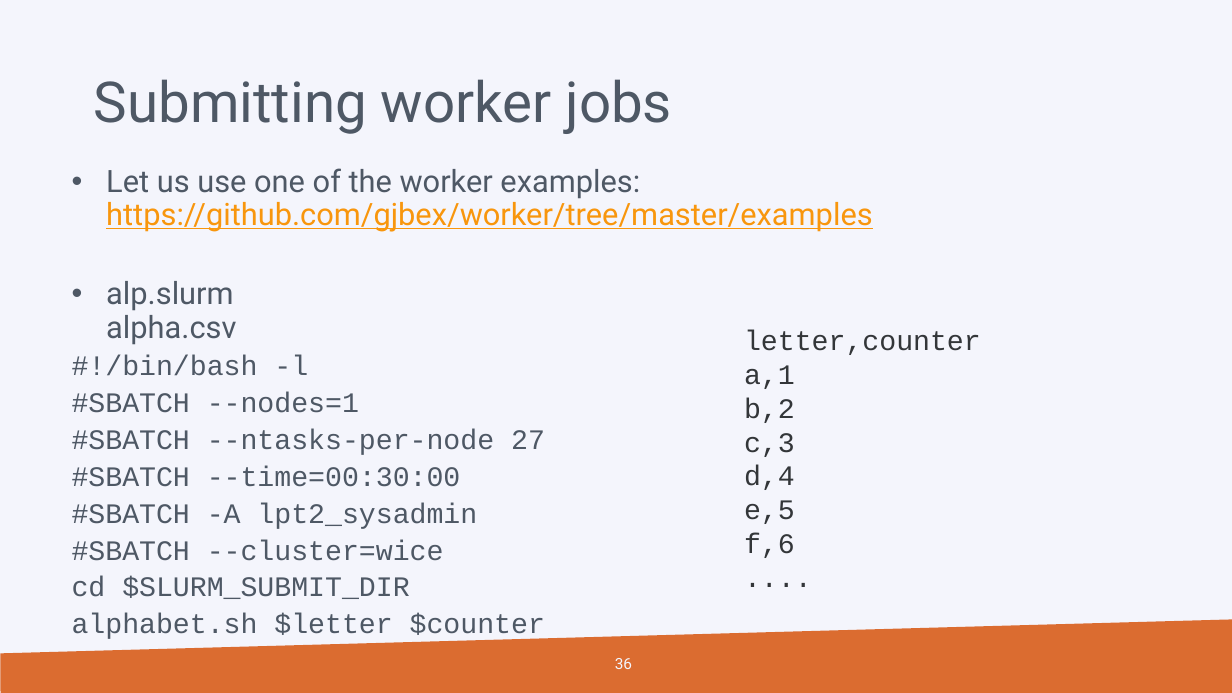
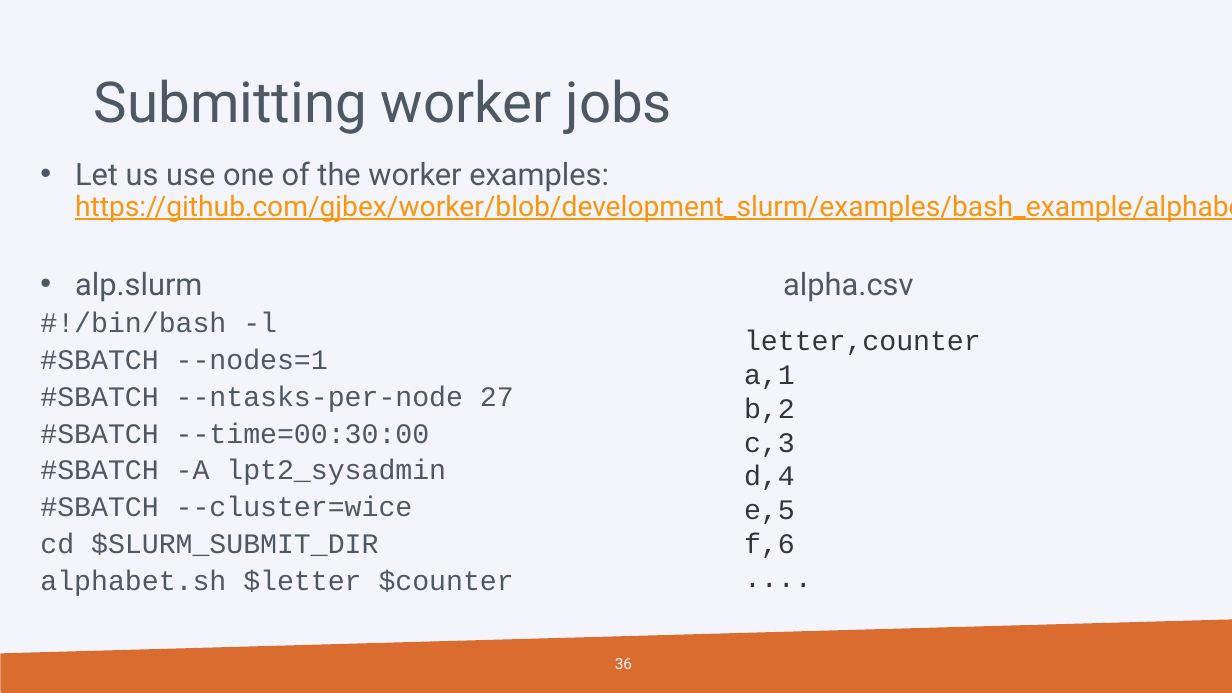
Before and after one commit to hpcleuven/Slurm-lunchbox, a slide deck: slide 36 of Slurm_Lunchbox.pptx. Drawn at 1232x693 pixels with LibreOffice and Linux fonts; fonts in the diff are those of the drawing; background and template pictures are left out. Boxes give left, top, right and bottom in pixels: in the first picture for what was removed or moved away, otherwise in the second. Text is boxed around its words. In the diff, an @@ line names an element or a change of style, - is before the commit and + after.

Commit message:
Add files via upload
modify examples github dir

```diff
--- a/Slurm_Lunchbox.pptx
+++ b/Slurm_Lunchbox.pptx
@@ text "Let us use one of ...": place and size @@
-text "Let us use one of ..." at box(72, 168, 873, 599)
+text "Let us use one of ..." at box(40, 161, 1232, 596)
@@ text at box(75, 161, 1232, 222): text changed; size 24 to 22 pt @@
-  • Let us use one of the worker examples: https://github.com/gjbex/worker/tree/master/examples
+  • Let us use one of the worker examples: https://github.com/gjbex/worker/blob/development_slurm/examples/bash_example/alphabet.pbs
```
